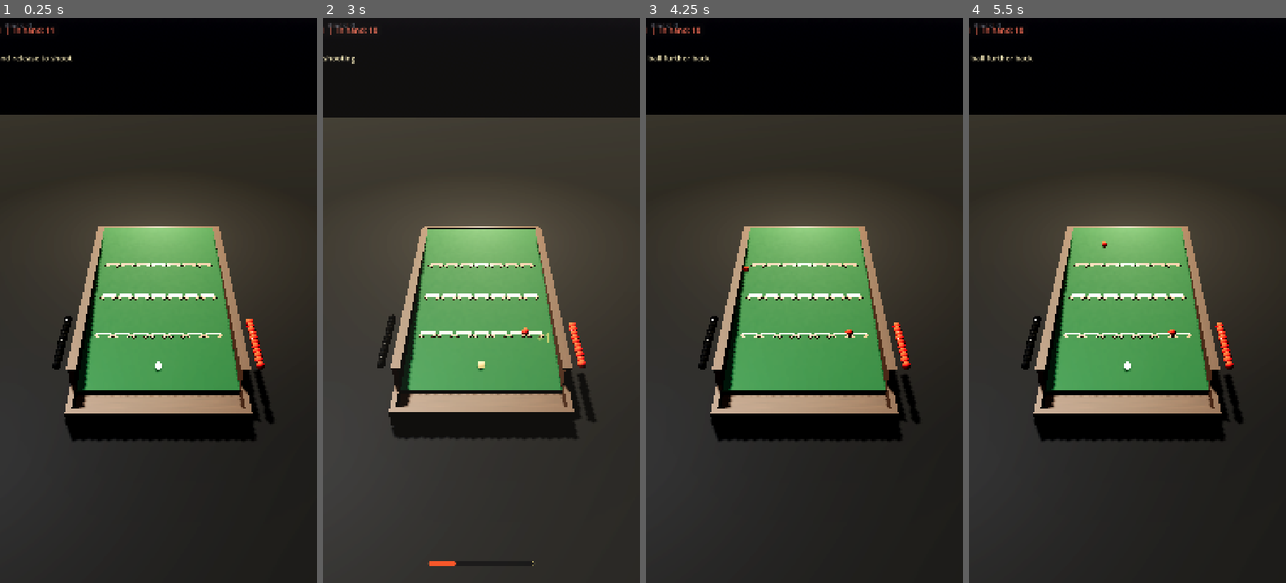
Above: before the commit, frames 1-4 (left to right).
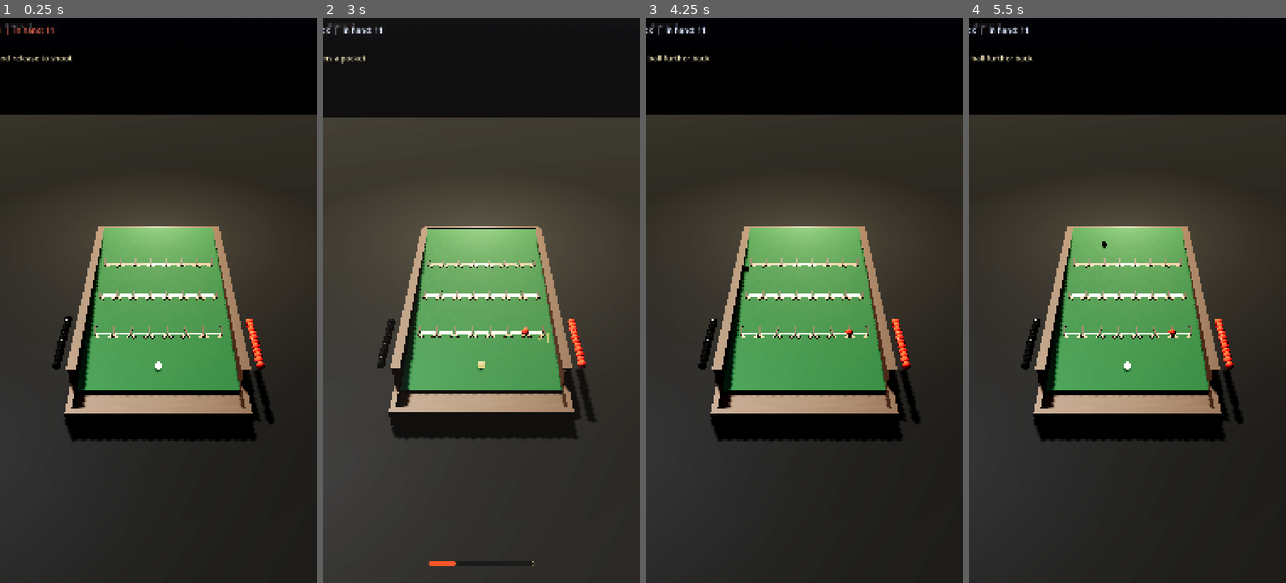
Above: after the commit, the same moments.

Repository: melodiousNinja/LunarTilt
Game: Godot game, scene res://scenes/main.tscn
Same seed, same stepped clock (60 frames per second), same inputs: the game is played once before the commit and once after it.
Inputs (mouse positions are in pixels of both pictures, inside the frame that each line leads up to):
- Up to frame 1 (0.25 s): no input
- Up to frame 2 (3 s): tap Enter at 0.5, 2.75 s; move the mouse to (551, 272) at 0.52 s; click (551, 272) at 0.67 s; tap Space at 1.25 s; drag from (418, 328) to (465, 413) at 1.27 s; move the mouse to (513, 176) at 2.02 s; click (513, 176) at 2.17 s; drag from (465, 413) to (386, 215) at 2.77 s
- Up to frame 3 (4.25 s): move the mouse to (899, 385) at 3.52 s; click (899, 385) at 3.67 s
- Up to frame 4 (5.5 s): tap Space at 4.25 s; drag from (1032, 215) to (1079, 159) at 4.27 s; move the mouse to (1143, 300) at 5.02 s; click (1143, 300) at 5.17 s

The runs differ from the first frame. In frame 1, 0.2% of the frame differs, in the area x 29-71%, y 42-57%; in frame 2, 0.5%, in the area x 0-82%, y 1-63%; in frame 3, 0.4%; in frame 4, 0.4%.

Commit message:
official rules v4: discrete comb-socket astrolabes (7 sockets x3, dark ring + emissive disc), Grouping rule (claim/displace/block + keep-shooting), displaced balls re-racked, turn logic via resolve_socket, +20-test grouping suite; banner official-v4

Diff:
--- a/scripts/core/rules_engine.gd
+++ b/scripts/core/rules_engine.gd
@@ -106,3 +106,30 @@
 		if s != "":
 			return true
 	return false
+
+
+## OFFICIAL GROUPING decision for a ball settling on socket `col` of a
+## position whose sockets hold `occupancy` ("" / "red" / "black", column
+## order). Returns { action: "claim"|"displace"|"block",
+##                    displace_col: int (-1 none),
+##                    keep_shooting: bool }.
+##   - EMPTY socket, no same-colour neighbour  -> claim; the ball STAYS on the
+##     table as a blocker and the turn passes.
+##   - Same-colour ball in an ADJACENT socket (or already in the target) ->
+##     that ball returns to its owner's rack (displacement) and the shooter
+##     KEEPS shooting.
+##   - Socket walled by the other colour with no own neighbour -> the ball
+##     rests against it as a grouping wall; no score, turn passes.
+static func resolve_socket(occupancy: Array, col: int, color: String) -> Dictionary:
+	var n := occupancy.size()
+	if col < 0 or col >= n:
+		return {"action": "block", "displace_col": -1, "keep_shooting": false}
+	for nb in [col - 1, col + 1]:
+		if nb >= 0 and nb < n and String(occupancy[nb]) == color:
+			return {"action": "displace", "displace_col": nb, "keep_shooting": true}
+	var occ := String(occupancy[col])
+	if occ == "":
+		return {"action": "claim", "displace_col": -1, "keep_shooting": false}
+	if occ == color:
+		return {"action": "displace", "displace_col": col, "keep_shooting": true}
+	return {"action": "block", "displace_col": -1, "keep_shooting": false}
--- a/scripts/game/main.gd
+++ b/scripts/game/main.gd
@@ -58,6 +58,8 @@
 	world.ball_scored.connect(_on_ball_scored)
 	world.ball_guttered.connect(_on_ball_guttered)
 	world.ball_returned.connect(_on_ball_returned)
+	world.ball_displaced.connect(_on_ball_displaced)
+	world.ball_grouped.connect(_on_ball_grouped)
 	_build_env()
 	_build_lights()
 	_build_camera()
@@ -67,7 +69,7 @@
 		world.spawn_hand_ball("red")
 		world.spawn_hand_ball("black")
 	_give_active_ball()
-	print("SCB_MAIN_VERSION=sleepfix-20260904a SLING_K=%s serve=%s" % [
+	print("SCB_MAIN_VERSION=official-v4-20260904 SLING_K=%s serve=%s" % [
 		SLING_K, (active_ball.position if active_ball != null else Vector3.INF)])
 
 
@@ -207,19 +209,36 @@
 
 # ------------------------------------------------------------ shot outcome --
 
-func _on_ball_scored(ball: SCBBall, band: int) -> void:
+func _on_ball_scored(ball: SCBBall, band: int, keep_shooting: bool) -> void:
 	var pts: int = [1, 2, 5][clampi(band, 0, 2)]
-	print("SCB SCORED color=%s band=%d pts=%d" % [ball.color, band, pts])
+	print("SCB SCORED color=%s band=%d pts=%d keep=%s" % [
+		ball.color, band, pts, keep_shooting])
 	scores[ball.color] = int(scores[ball.color]) + pts
 	_update_hud()
 	_score_juice(ball.position, pts)
 	pending_resolve = false
-	if ball.color == active_color:
-		_msg("+%d  keep shooting" % pts)
+	if keep_shooting and ball.color == active_color:
+		_msg("+%d  GROUP! keep shooting" % pts)
 		_give_active_ball()
 	else:
-		_msg("%s scores +%d" % [_color_name(ball.color), pts])
+		_msg("+%d  %s claims a pocket" % [pts, _color_name(ball.color)])
 		_pass_turn()
+
+
+## Official grouping: a grouped ball was knocked back to its owner's rack.
+func _on_ball_displaced(ball: SCBBall) -> void:
+	print("SCB DISPLACED color=%s" % ball.color)
+	hand_counts[ball.color] = int(hand_counts[ball.color]) + 1
+	_update_hud()
+
+
+## Official grouping: the shot ball could not claim a pocket and now walls
+## one instead - it stays on the table as an obstacle, turn passes.
+func _on_ball_grouped(ball: SCBBall) -> void:
+	print("SCB GROUPED color=%s" % ball.color)
+	_msg("%s ball walls a pocket - turn passes" % _color_name(ball.color))
+	pending_resolve = false
+	_pass_turn()
 
 
 func _on_ball_guttered(_ball: SCBBall) -> void:
--- a/scripts/game/table_world.gd
+++ b/scripts/game/table_world.gd
@@ -18,9 +18,11 @@
 ##   * Returned-ball rule: balls that roll back off the player end land in the
 ##     front tray and are returned to the shooter's rack.
 
-signal ball_scored(ball: SCBBall, band: int)
+signal ball_scored(ball: SCBBall, band: int, keep_shooting: bool)
 signal ball_guttered(ball: SCBBall)
 signal ball_returned(ball: SCBBall)
+signal ball_displaced(ball: SCBBall)
+signal ball_grouped(ball: SCBBall)
 
 const TABLE_LEN := 2.2      # Z axis (player end at Z=0, far end at Z=2.2)
 const TABLE_WID := 1.2      # X axis
@@ -268,17 +270,20 @@
 
 	# --- Scoring pockets: the star-edged troughs (THE table fix) ---
 	_build_pockets(wood_mat)
-func _build_pockets(wood_mat: StandardMaterial3D) -> void:
-	## Three full-width slot bands, FLAT on the felt.
-	## Capture is purely speed-gated: a ball that settles inside a slot band
-	## is caught; a fast ball skims past. (v3 first tried recessed wells;
-	## Jolt box edges ate so much energy a fast ball died at band one.)
+const POS_GLOW := [Color(0.93, 0.75, 0.22), Color(0.82, 0.85, 0.92), Color(0.78, 0.25, 0.22)]
+const CLAIM_GLOW := {"red": Color(0.95, 0.25, 0.18), "black": Color(0.55, 0.58, 0.65)}
+
+
+func _build_pockets(_wood_mat: StandardMaterial3D) -> void:
+	## The official ASTROLABE look: 21 discrete socket pockets (7 per
+	## position), each with a dark comb separator on its edges and hooked
+	## teeth at the front lip - the classic Star Cluster Ball table.
+	## Physics stays FLAT (v3 proved Jolt box edges eat ball energy): capture
+	## is purely the speed-gated Area3D per socket. Each socket keeps its own
+	## emissive plate material so a claim recolours it to the owner's ball.
 	for bi in range(POS_Z.size()):
 		var cz: float = POS_Z[bi]
 		var sy: float = surface_y_at(0.0, cz)          # felt height at band
-		# Slot lanes (7 per band) with a gentle star glow so the value of each
-		# lane reads on a phone: gold 1, silver 2, crimson 3 - colour-coded.
-		var glow_colors := [Color(0.93, 0.75, 0.22), Color(0.82, 0.85, 0.92), Color(0.78, 0.25, 0.22)]
 		for si in range(SLOTS_PER_POS):
 			var hx := slot_center_x(si)
 			var area := Area3D.new()
@@ -292,47 +297,56 @@
 			area.collision_mask = 2
 			area.monitoring = true
 			add_child(area)
-			slots.append({"band": bi, "area": area, "color": ""})
-
-			# Glow plate recessed in the well floor.
+			slots.append({"band": bi, "col": si, "area": area, "color": ""})
+
+			# Emissive socket plate - recolours when a ball claims it.
 			var plate_mesh := MeshInstance3D.new()
 			var plate_bm := BoxMesh.new()
 			plate_bm.size = Vector3(SLOT_PITCH * 0.80, 0.01, SLOT_W * 0.55)
 			plate_mesh.mesh = plate_bm
 			var plate_mat := StandardMaterial3D.new()
-			plate_mat.albedo_color = glow_colors[bi] * 0.5
+			plate_mat.albedo_color = POS_GLOW[bi] * 0.5
 			plate_mat.metallic = 0.3
 			plate_mat.roughness = 0.3
 			plate_mat.emission_enabled = true
-			plate_mat.emission = glow_colors[bi]
+			plate_mat.emission = POS_GLOW[bi]
 			plate_mat.emission_energy_multiplier = 1.4
 			plate_mesh.material_override = plate_mat
-			plate_mesh.position = Vector3(hx, sy + (0.001), cz)
+			plate_mesh.position = Vector3(hx, sy + 0.001, cz)
 			add_child(plate_mesh)
-			# Star-tooth comb look (visual-only): a dark groove border under each
-			# plate + raised wood hooks at the lane's front lip, so it reads like the
-			# real recessed pockets - but NO physics bumps (they ate ball energy).
-			var border := MeshInstance3D.new()
-			var bbm := BoxMesh.new()
-			bbm.size = Vector3(SLOT_PITCH * (0.97), (0.002), SLOT_W * (0.70))
-			border.mesh = bbm
-			var bmat := StandardMaterial3D.new()
-			bmat.albedo_color = Color((0.16), (0.10), (0.06))
-			border.material_override = bmat
-			border.position = Vector3(hx, sy - (0.002), cz)
-			add_child(border)
+
+			# Dark wood comb separator on each socket's left edge (the last
+			# socket also gets a right edge, so neighbouring sockets never
+			# double-draw the same wall) - the classic pocket "hooks".
+			var sep_mat := StandardMaterial3D.new()
+			sep_mat.albedo_color = Color(0.16, 0.10, 0.06)
+			sep_mat.roughness = 0.7
+			for side in [-1.0, 1.0]:
+				if side < 0.0 or si == SLOTS_PER_POS - 1:
+					var sep := MeshInstance3D.new()
+					var sm := BoxMesh.new()
+					sm.size = Vector3(0.014, 0.016, SLOT_W * 0.72)
+					sep.mesh = sm
+					sep.material_override = sep_mat
+					sep.position = Vector3(hx + side * SLOT_PITCH * 0.5,
+						sy + 0.006, cz)
+					add_child(sep)
+
+			# Hooked teeth at the pocket's front lip (visual only).
 			var tooth_mat := StandardMaterial3D.new()
-			tooth_mat.albedo_color = Color((0.52), (0.34), (0.19))
-			tooth_mat.roughness =(0.5)
+			tooth_mat.albedo_color = Color(0.52, 0.34, 0.19)
+			tooth_mat.roughness = 0.5
 			for side in [-1.0, 1.0]:
 				var tooth := MeshInstance3D.new()
 				var tbm := BoxMesh.new()
-				tbm.size = Vector3((0.045), (0.012), (0.022))
+				tbm.size = Vector3(0.045, 0.012, 0.022)
 				tooth.mesh = tbm
 				tooth.material_override = tooth_mat
-				tooth.position = Vector3(hx + side * (0.055), sy + (0.007), cz - SLOT_W * (0.40))
-				tooth.rotation.y = -side * (0.85)
+				tooth.position = Vector3(hx + side * 0.055, sy + 0.007,
+					cz - SLOT_W * 0.40)
+				tooth.rotation.y = -side * 0.85
 				add_child(tooth)
+			slots[slots.size() - 1]["plate"] = plate_mat
 ## The player-end tray: returned balls land here and are re-racked.
 ## Floor top at y=-0.13 (the height test A's comment always assumed), walls
 ## on all open sides so a returned ball rests instead of escaping.
@@ -426,40 +440,122 @@
 	var pending: Array = _tracked.duplicate()
 	for t in pending:
 		_resolve_ball(t)
-## Freeze a settled ball, assign its outcome (scored / returned / guttered)
-## and emit the matching signal. Runs every physics frame while live balls
-## exist - this is what makes capture actually reliable.
+## Resolve a settled ball with the OFFICIAL outcome precedence:
+##   1. Gutter            -> lost, turn passes.
+##   2. Tray (rolled back)-> Returned-Ball rule, back to the rack, free shot.
+##   3. Socket            -> official GROUPING rules via RulesEngine:
+##        claim empty socket  -> ball STAYS as a blocker, scored, turn passes
+##        adjacent own ball   -> that ball returns to its rack (displacement),
+##                               shooter KEEPS shooting
+##        walled by opponent  -> ball rests as a grouping wall, turn passes
+##   4. Open felt         -> Returned-Ball rule (never-scored balls roll back).
+## Every branch gives the ball a terminal state, so a turn can never hang.
 func _resolve_ball(t: Dictionary) -> void:
 	var b: Variant = t.get("ball")
 	if b == null or not is_instance_valid(b) or (b as SCBBall).freeze:
 		return
 	var bb: SCBBall = b as SCBBall
-	var is_scored := false
-	var scored_band := -1
 	var is_returned := _tray_zone != null and _tray_zone.overlaps_body(b)
 	var is_guttered := gutter != null and gutter.overlaps_body(b)
-	# Scoring outranks tray/gutter: a ball settling inside a pocket is a score.
+	if is_guttered:
+		_freeze_in_place(bb)
+		ball_guttered.emit(bb)
+		return
+	if is_returned:
+		reinsert_hand_ball(bb)
+		ball_returned.emit(bb)
+		return
+	var sd := _socket_overlapping(b)
+	if not sd.is_empty():
+		var occ := _occupancy(int(sd["band"]))
+		var dec := RulesEngine.resolve_socket(occ, int(sd["col"]), bb.color)
+		var action := String(dec["action"])
+		if action == "block":
+			# No empty socket and no same-colour neighbour: the ball rests
+			# against the occupied pocket as a grouping wall. Turn passes.
+			_freeze_in_place(bb)
+			ball_grouped.emit(bb)
+			return
+		if action == "displace":
+			var nb := _take_socket_ball(int(sd["band"]), int(dec["displace_col"]))
+			if nb != null:
+				reinsert_hand_ball(nb)
+				ball_displaced.emit(nb)
+		_claim_socket(sd, bb)
+		ball_scored.emit(bb, int(sd["band"]), bool(dec["keep_shooting"]))
+		return
+	reinsert_hand_ball(bb)
+	ball_returned.emit(bb)
+
+
+## ---- official socket ownership / grouping helpers (2026-09 rules pass) ----
+
+## "band:col" -> the SCBBall currently claiming that socket.
+var socket_balls := {}
+
+func _socket_overlapping(b: SCBBall) -> Dictionary:
 	for sd in slots:
 		if (sd["area"] as Area3D).overlaps_body(b):
-			sd["color"] = b.color
-			scored_band = int(sd["band"])
-			is_scored = true
-			is_returned = false
-			is_guttered = false
-			break
+			return sd
+	return {}
+
+func _socket_at(band: int, col: int) -> Dictionary:
+	for sd in slots:
+		if int(sd["band"]) == band and int(sd["col"]) == col:
+			return sd
+	return {}
+
+## Occupancy of one position's 7 sockets, in column order (creation order).
+func _occupancy(band: int) -> Array:
+	var occ: Array = []
+	for sd in slots:
+		if int(sd["band"]) == band:
+			occ.append(String(sd["color"]))
+	return occ
+
+func _socket_key(band: int, col: int) -> String:
+	return "%d:%d" % [band, col]
+
+## Removes the ball claiming a socket (returns it; caller re-racks it) and
+## frees the socket for a new claim.
+func _take_socket_ball(band: int, col: int) -> SCBBall:
+	var key := _socket_key(band, col)
+	var ball_v: Variant = socket_balls.get(key)
+	socket_balls.erase(key)
+	if ball_v != null and is_instance_valid(ball_v):
+		var sd := _socket_at(band, col)
+		if not sd.is_empty():
+			sd["color"] = ""
+			_recolor_plate(sd, "")
+		return ball_v as SCBBall
+	return null
+
+## A claimed socket: the ball freezes IN the pocket as a permanent blocker
+## and the socket glows in the owner's colour.
+func _claim_socket(sd: Dictionary, b: SCBBall) -> void:
+	sd["color"] = b.color
+	_recolor_plate(sd, b.color)
+	socket_balls[_socket_key(int(sd["band"]), int(sd["col"]))] = b
+	_freeze_in_place(b)
+
+func _freeze_in_place(b: SCBBall) -> void:
 	b.freeze = true
 	b.collision_layer = 0
 	b.collision_mask = 0
 	b.linear_velocity = Vector3.ZERO
 	b.angular_velocity = Vector3.ZERO
-	if is_scored:
-		ball_scored.emit(b, scored_band)
-	elif is_guttered:
-		ball_guttered.emit(b)
+
+func _recolor_plate(sd: Dictionary, color: String) -> void:
+	var mat_v: Variant = sd.get("plate")
+	if mat_v == null or not (mat_v is StandardMaterial3D):
+		return
+	var m := mat_v as StandardMaterial3D
+	if color == "":
+		m.emission = POS_GLOW[clampi(int(sd["band"]), 0, POS_GLOW.size() - 1)]
+		m.emission_energy_multiplier = 1.4
 	else:
-		# A returned ball (or any non-scoring rest) rolls back to the rack.
-		reinsert_hand_ball(b)
-		ball_returned.emit(b)
+		m.emission = CLAIM_GLOW[color]
+		m.emission_energy_multiplier = 2.2
 
 
 ## Track a freshly-launched ball so the settle-detector resolves it.
--- /dev/null
+++ b/tests/test_grouping.gd
@@ -0,0 +1,132 @@
+extends SceneTree
+## OFFICIAL GROUPING rule tests (pure decision table + live physics).
+##   - claim an empty socket: ball STAYS as a blocker, scored, turn passes
+##   - land adjacent to an own ball: the neighbour returns to its rack
+##     (displacement) and the shooter KEEPS shooting
+##   - pocket walled by the other colour, no own neighbour: the ball rests as
+##     a grouping wall, no score, turn passes
+## Run: godot --headless --path . --script res://tests/test_grouping.gd
+
+const WorldScript := preload("res://scripts/game/table_world.gd")
+
+var _failures := 0
+var _total := 0
+
+
+func _initialize() -> void:
+	_run()
+
+
+func _expect(cond: bool, name: String) -> void:
+	_total += 1
+	if cond:
+		print("  ok: " + name)
+	else:
+		_failures += 1
+		printerr("FAIL: " + name)
+		print("FAIL: " + name)
+
+
+func _run() -> void:
+	# --- A. pure decision table (RulesEngine.resolve_socket) ---
+	var occ: Array = ["", "", "red", "", "black", "", ""]
+	var d := RulesEngine.resolve_socket(occ, 0, "red")
+	_expect(String(d["action"]) == "claim" and not bool(d["keep_shooting"]),
+		"empty far socket -> plain claim, turn passes")
+	d = RulesEngine.resolve_socket(occ, 2, "red")
+	_expect(String(d["action"]) == "displace" and int(d["displace_col"]) == 2,
+		"landing on an own ball displaces it and keeps the turn")
+	d = RulesEngine.resolve_socket(occ, 3, "red")
+	_expect(String(d["action"]) == "displace" and int(d["displace_col"]) == 2
+		and bool(d["keep_shooting"]),
+		"adjacent own ball (left) is displaced, shooter keeps shooting")
+	d = RulesEngine.resolve_socket(occ, 2, "black")
+	_expect(String(d["action"]) == "block",
+		"enemy-occupied socket with no own neighbour -> block")
+	occ = ["", "black", "red", "black", ""]
+	d = RulesEngine.resolve_socket(occ, 2, "red")
+	_expect(String(d["action"]) == "displace" and int(d["displace_col"]) == 2
+		and bool(d["keep_shooting"]),
+		"landing on an own ball flanked by enemies still regroups (wall guards enemies only)")
+	occ = ["", "", "red", "", "black", "", ""]  # restore the 7-socket row
+	d = RulesEngine.resolve_socket(occ, 1, "red")
+	_expect(String(d["action"]) == "displace" and int(d["displace_col"]) == 2
+		and bool(d["keep_shooting"]),
+		"adjacent own ball on the right is displaced")
+	d = RulesEngine.resolve_socket(occ, 5, "black")
+	_expect(String(d["action"]) == "displace" and int(d["displace_col"]) == 4
+		and bool(d["keep_shooting"]),
+		"black grouping black keeps shooting")
+	d = RulesEngine.resolve_socket(occ, 6, "red")
+	_expect(String(d["action"]) == "claim",
+		"empty socket next to the other colour -> plain claim")
+	d = RulesEngine.resolve_socket(occ, -1, "red")
+	_expect(String(d["action"]) == "block", "out-of-range column -> block")
+
+	# --- B. 21 discrete sockets exist (official astrolabe layout) ---
+	var world: TableWorld = WorldScript.new()
+	root.add_child(world)
+	for i in 30:
+		await physics_frame
+	_expect(world.slots.size() == 21, "21 sockets built (got %d)" % world.slots.size())
+	var cols_ok := true
+	for sd in world.slots:
+		if not sd.has("col") or int(sd["col"]) < 0 or int(sd["col"]) > 6:
+			cols_ok = false
+	_expect(cols_ok, "every socket carries a column index 0..6")
+
+	# --- C. live claim: a settling ball claims an empty socket ---
+	var b := SCBBall.create("red")
+	root.add_child(b)
+	b.position = Vector3(world.slot_center_x(3),
+		world.ball_rest_y(0.0, world.POS_Z[1]), world.POS_Z[1])
+	world.track_live(b)
+	for i in 60:
+		await physics_frame
+	_expect(b.freeze, "settling ball is claimed by the empty socket")
+	_expect(String(world.slots[10]["color"]) == "red",
+		"socket 1:3 records the claim")
+	_expect(world.socket_balls.has("1:3"), "socket registry holds the claim")
+	b.queue_free()
+	for i in 5:
+		await physics_frame
+
+	# --- D. live grouping: land next to an own ball -> neighbour re-racked ---
+	world.spawn_hand_ball("red")
+	var rack_before: int = (world.hand_balls["red"] as Array).size()
+	var n := SCBBall.create("red")
+	root.add_child(n)
+	n.position = Vector3(world.slot_center_x(2),
+		world.ball_rest_y(0.0, world.POS_Z[1]), world.POS_Z[1])
+	world._claim_socket(world.slots[9], n)   # band 1, col 2 claimed
+	var inc := SCBBall.create("red")
+	root.add_child(inc)
+	inc.position = Vector3(world.slot_center_x(3),
+		world.ball_rest_y(0.0, world.POS_Z[1]), world.POS_Z[1])
+	inc.linear_velocity = Vector3.ZERO
+	var keep := [false]
+	var scored_band := [-1]
+	world.ball_scored.connect(func(ball: SCBBall, band: int, ks: bool) -> void:
+		scored_band[0] = band
+		keep[0] = ks)
+	world.track_live(inc)
+	for i in 60:
+		await physics_frame
+	_expect(inc.freeze, "incoming ball claims the adjacent socket")
+	_expect(String(world.slots[9]["color"]) == "",
+		"displaced neighbour's socket is freed")
+	_expect(String(world.slots[10]["color"]) == "red",
+		"incoming ball owns the new socket")
+	var rack_after: int = (world.hand_balls["red"] as Array).size()
+	_expect(rack_after == rack_before + 1,
+		"displaced ball returned to the rack (%d -> %d)" % [rack_before, rack_after])
+	_expect(keep[0], "grouping keeps the shooter's turn")
+	_expect(scored_band[0] == 1, "claim scored in position 2")
+
+	print("GROUPING_TEST total=%d failures=%d" % [_total, _failures])
+	if _failures == 0:
+		print("ALL TESTS PASSED")
+		quit(0)
+	else:
+		printerr("GROUPING_TEST FAILURES: %d" % _failures)
+		quit(1)
